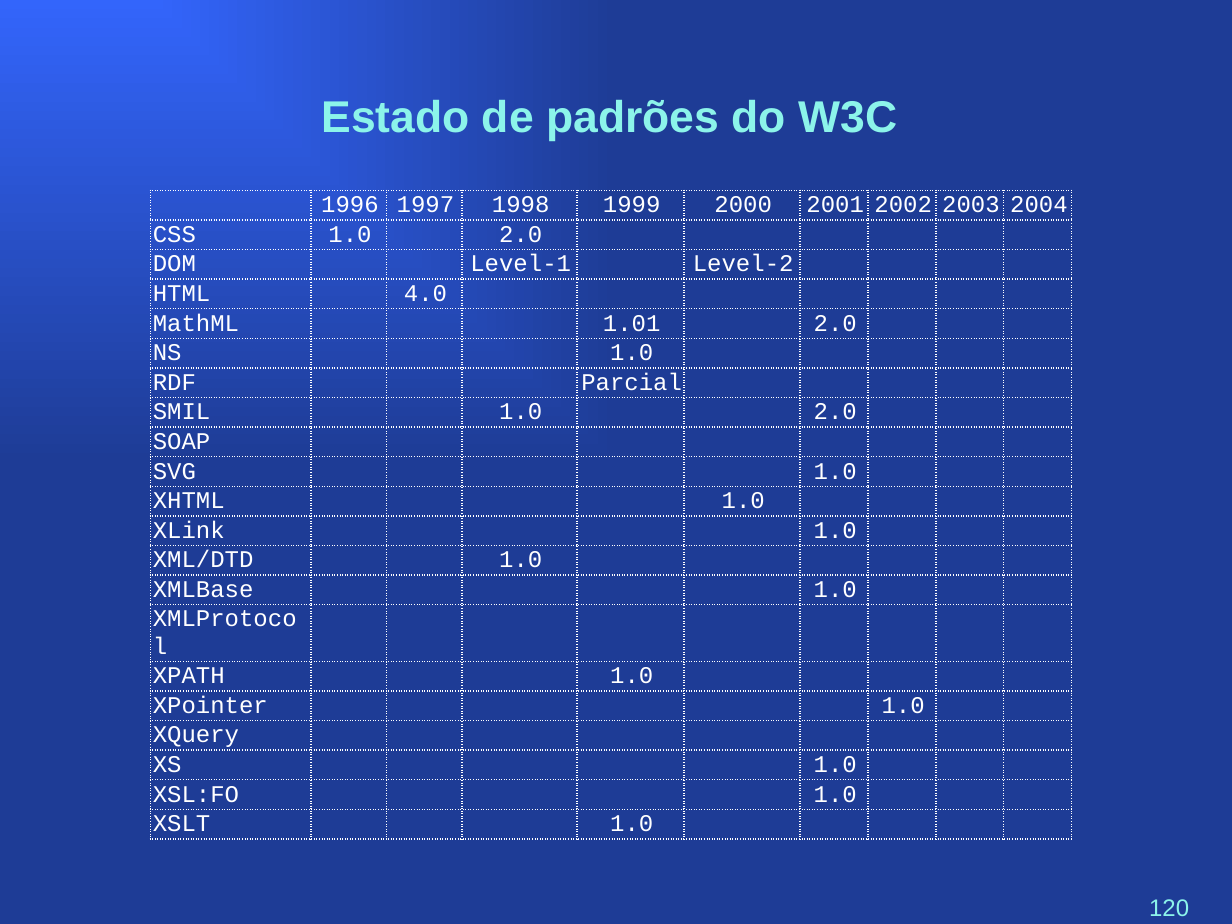
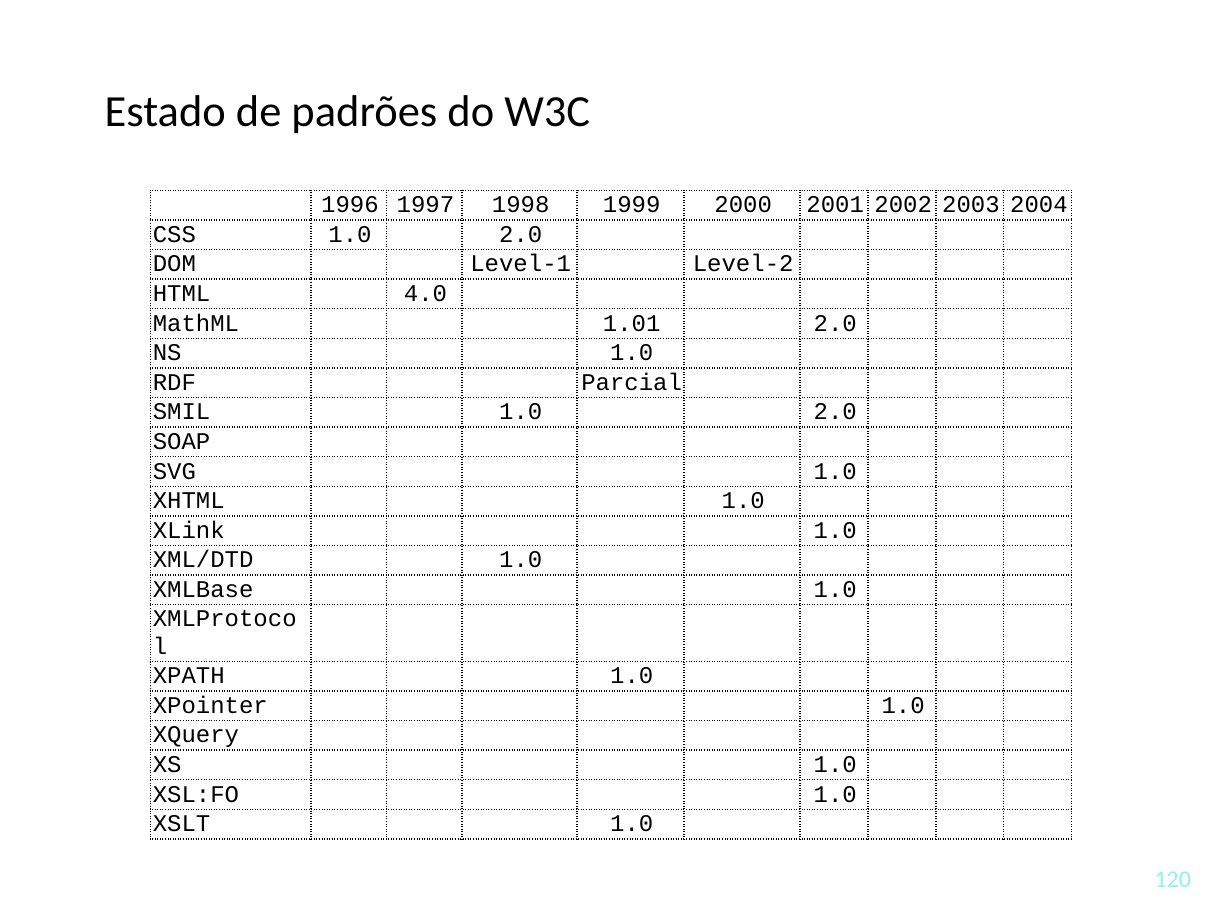
Before and after one commit to tewarid/course-xml, a slide deck: slide 120 of curso.pptx. Drawn at 1232x924 pixels with LibreOffice and Linux fonts; fonts in the diff are those of the drawing. Boxes give left, top, right and bottom in pixels: in the first picture for what was removed or moved away, otherwise in the second. Text is boxed around its words. In the diff, an @@ line names an element or a change of style, - is before the commit and + after.

Commit message:
change slide theme

```diff
--- a/curso.pptx
+++ b/curso.pptx
@@ background gradient #3365FB to #2951C9 to #FFFFFF @@
@@ title "Estado de padrões do W3C" at [105, 95, 590, 134]: font Arial to Calibri, text colour #8CF4EA to #000000, bold off; alignment centre to left; line spacing 1 to 0.9 @@
@@ table at [150, 191, 1071, 845] @@
@@ text colour #FFFFFF to #000000 @@
@@ borders changed @@
@@ page number at [1155, 871, 1191, 887]: font Arial to Calibri @@
```
Also in this commit, not shown: 118 other slides changed, 1 slide added, 1 slide removed, 2 other files.
